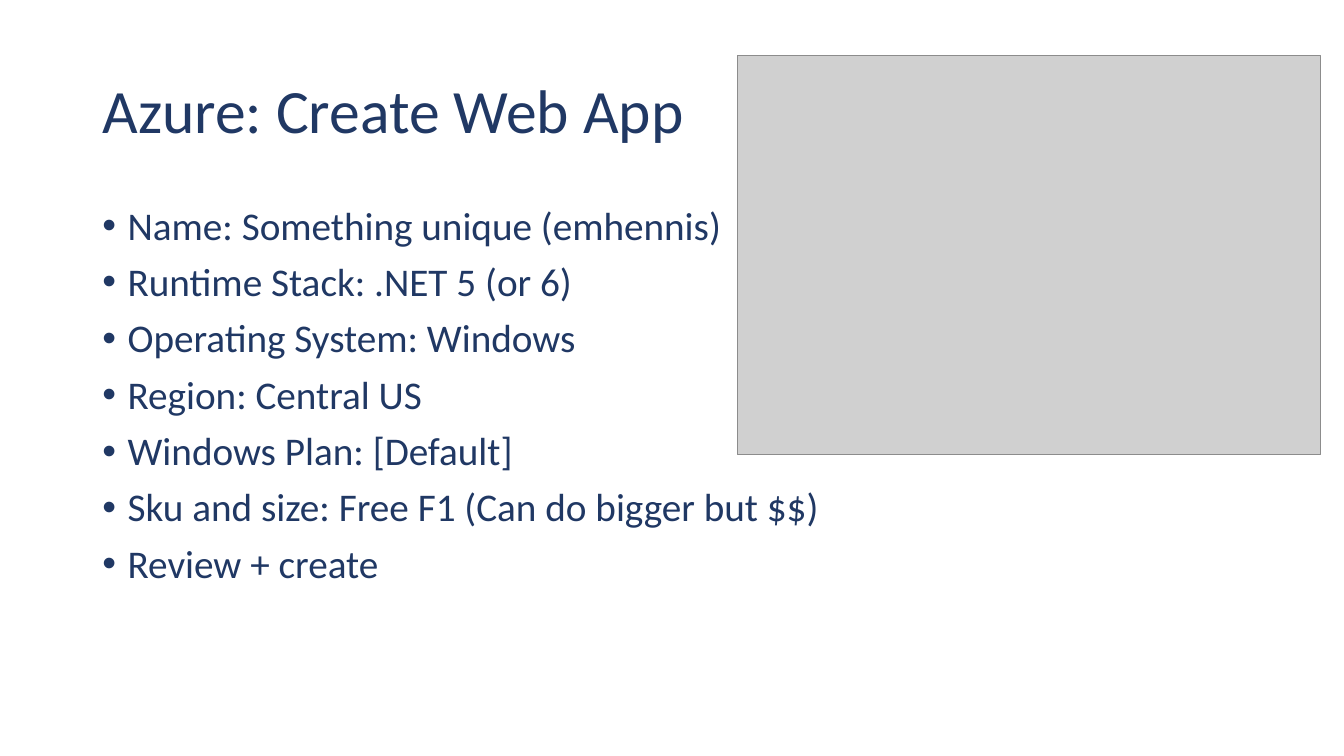
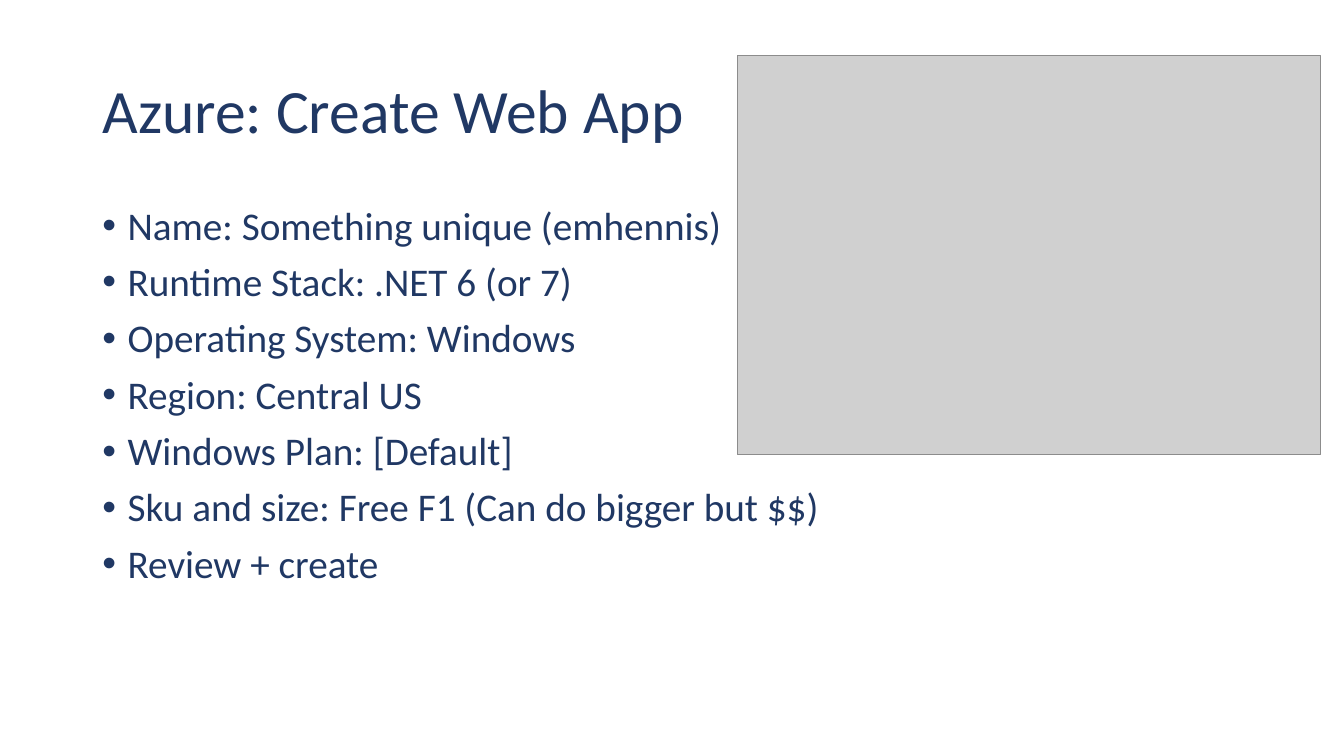
Before and after one commit to ehennis/CIS174, a slide deck: slide 7 of 2023-FALL/Week02.pptx. Drawn at 1344x756 pixels with LibreOffice and Linux fonts; fonts in the diff are those of the drawing; grey boxes stand for pictures. Boxes give left, top, right and bottom in pixels: in the first picture for what was removed or moved away, otherwise in the second. Text is boxed around its words. In the diff, an @@ line names an element or a change of style, - is before the commit and + after.

```diff
--- a/2023-FALL/Week02.pptx
+++ b/2023-FALL/Week02.pptx
@@ text at (128, 267, 572, 302): text changed @@
-• Runtime Stack: .NET 5 (or 6)
+• Runtime Stack: .NET 6 (or 7)
```
Also in this commit, not shown: 1 other slide changed.
